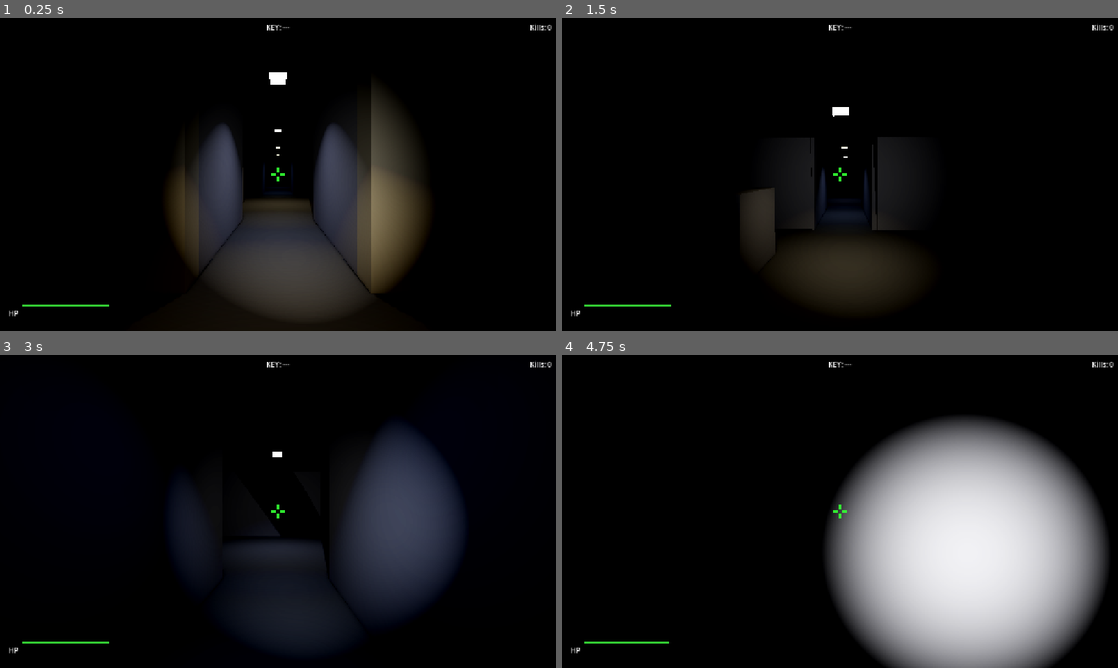
Above: before the commit, frames 1-4 (two rows, left to right).
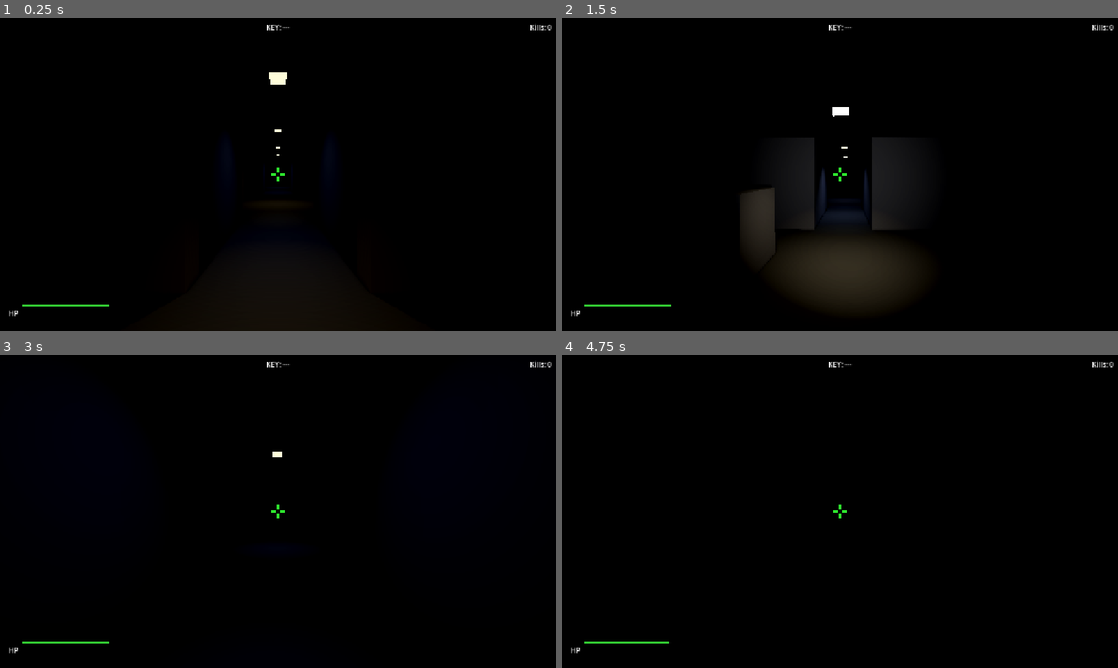
Above: after the commit, the same moments.

Repository: yarlson/hollows
Game: Godot game, scene res://scenes/levels/labyrinth.tscn
The game is run twice, just before and just after one commit, with the same random seed, the same clock (stepped at 60 frames per second) and the same inputs.
Inputs (mouse positions are in pixels of both pictures, inside the frame that each line leads up to):
- Up to frame 1 (0.25 s): no input
- Up to frame 2 (1.5 s): tap Enter at 0.5 s; move the mouse to (867, 174) at 0.52 s; hold F (flashlight, bound only after the commit) 0.53-1.28 s; hold W (move_forward) from 0.53 s (still down); tap Space (jump) at 0.77 s; move the mouse to (812, 174) at 1.27 s; click (812, 174) at 1.35 s
- Up to frame 3 (3 s): keep holding W (move_forward); tap Space (jump) at 1.52 s; tap F (flashlight, bound only after the commit) at 1.55, 2.85 s; move the mouse to (289, 505) at 2.02 s; hold F (flashlight, bound only after the commit) 2.03-2.78 s; move the mouse to (272, 517) at 2.77 s
- Up to frame 4 (4.75 s): keep holding W (move_forward); tap Space (jump) at 3.02, 3.77, 4.52 s; move the mouse to (878, 514) at 3.52 s; press the mouse at (878, 514) at 3.53 s; tap F (flashlight, bound only after the commit) at 3.8, 4.35 s; move the mouse to (795, 508) at 4.27 s; release the mouse at (795, 508) at 4.28 s

The runs differ from the first frame. In frame 1, 20% of the frame differs, in the area x 30-77%, y 17-95%; in frame 2, 0.2%; in frame 3, 18%; in frame 4, 33%, in the area x 47-99%, y 19-100%.

Commit message:
Add flashlight toggle input action (F key) and default flashlight to off so player must actively enable it for navigation, reinforcing the dark horror atmosphere where light is a deliberate choice; also redesign key pickup from generic box to recognizable key shape with cylindrical bow, rectangular shaft, and two teeth to improve visual clarity of this critical collectable

Diff:
--- a/project.godot
+++ b/project.godot
@@ -53,6 +53,11 @@
 "events": [Object(InputEventMouseButton,"resource_local_to_scene":false,"resource_name":"","device":-1,"window_id":0,"a …(253 unchanged characters)…
 ]
 }
+flashlight={
+"deadzone": 0.2,
+"events": [Object(InputEventKey,"resource_local_to_scene":false,"resource_name":"","device":-1,"window_id":0,"alt_pressed":false,"shift_pressed":false,"ctrl_pressed":false,"meta_pressed":false,"pressed":false,"keycode":0,"physical_keycode":70,"key_label":0,"unicode":102,"location":0,"echo":false,"script":null)
+]
+}
 
 [layer_names]
 
--- a/scenes/pickups/key_pickup.tscn
+++ b/scenes/pickups/key_pickup.tscn
@@ -19,7 +19,24 @@
 [node name="CollisionShape3D" type="CollisionShape3D" parent="."]
 shape = SubResource("SphereShape3D_1")
 
-[node name="Mesh" type="CSGBox3D" parent="."]
-transform = Transform3D(1, 0, 0, 0, 1, 0, 0, 0, 1, 0, 0.3, 0)
-size = Vector3(0.4, 0.4, 0.4)
+[node name="Bow" type="CSGCylinder3D" parent="."]
+transform = Transform3D(1, 0, 0, 0, 1, 0, 0, 0, 1, 0, 0.3, -0.15)
+radius = 0.1
+height = 0.05
+sides = 16
 material = SubResource("StandardMaterial3D_1")
+
+[node name="Shaft" type="CSGBox3D" parent="."]
+transform = Transform3D(1, 0, 0, 0, 1, 0, 0, 0, 1, 0, 0.3, 0.1)
+size = Vector3(0.05, 0.05, 0.35)
+material = SubResource("StandardMaterial3D_1")
+
+[node name="Tooth1" type="CSGBox3D" parent="."]
+transform = Transform3D(1, 0, 0, 0, 1, 0, 0, 0, 1, -0.04, 0.3, 0.25)
+size = Vector3(0.04, 0.05, 0.05)
+material = SubResource("StandardMaterial3D_1")
+
+[node name="Tooth2" type="CSGBox3D" parent="."]
+transform = Transform3D(1, 0, 0, 0, 1, 0, 0, 0, 1, -0.04, 0.3, 0.18)
+size = Vector3(0.03, 0.05, 0.04)
+material = SubResource("StandardMaterial3D_1")
--- a/scenes/player/player.gd
+++ b/scenes/player/player.gd
@@ -25,6 +25,7 @@
 var _head_base_y: float = 0.0
 
 @onready var _head: Node3D = $Head
+@onready var _flashlight: SpotLight3D = $Head/Camera3D/Flashlight
 @onready var _raycast: RayCast3D = $Head/Camera3D/RayCast3D
 @onready var _muzzle_flash: OmniLight3D = $Head/Camera3D/MuzzleFlash
 @onready var _damage_overlay: ColorRect = $DamageOverlay
@@ -59,6 +60,9 @@
 		rotate_y(-deg_to_rad(motion.x))
 		_head.rotate_x(-deg_to_rad(motion.y))
 		_head.rotation.x = clampf(_head.rotation.x, deg_to_rad(-89.0), deg_to_rad(89.0))
+
+	if event.is_action_pressed(&"flashlight"):
+		_flashlight.visible = not _flashlight.visible
 
 	if event.is_action_pressed(&"shoot"):
 		_shoot()
--- a/scenes/player/player.tscn
+++ b/scenes/player/player.tscn
@@ -27,6 +27,7 @@
 
 [node name="Flashlight" type="SpotLight3D" parent="Head/Camera3D"]
 transform = Transform3D(1, 0, 0, 0, 1, 0, 0, 0, 1, 0.3, -0.1, 0)
+visible = false
 light_color = Color(0.85, 0.85, 0.75, 1)
 light_energy = 8.0
 shadow_enabled = true
